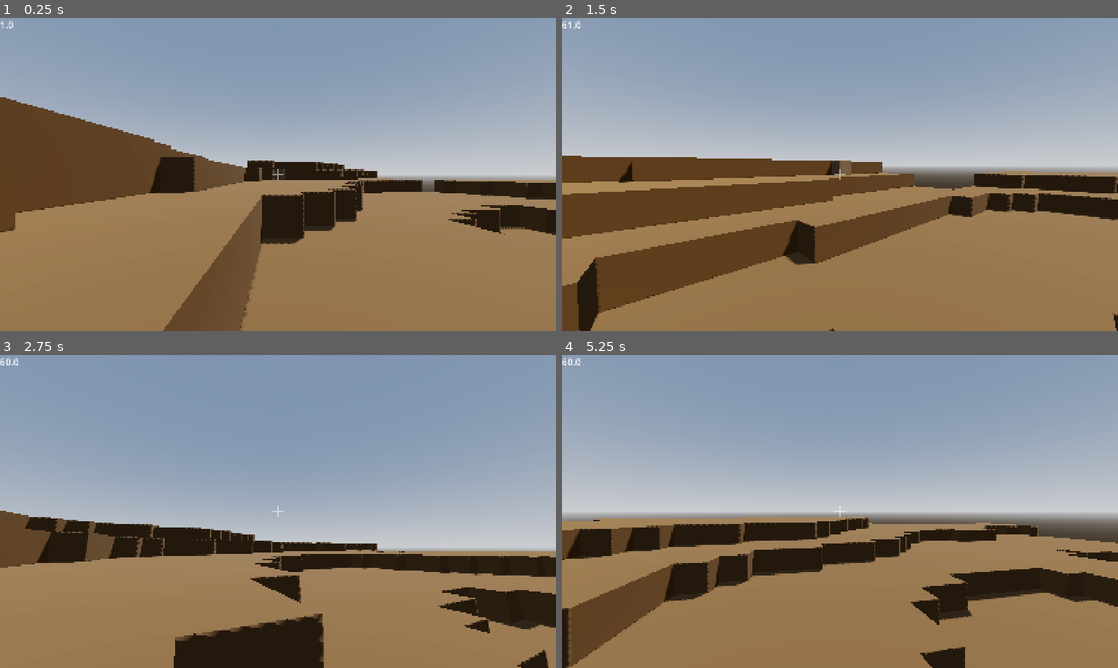
Above: before the commit, frames 1-4 (two rows, left to right).
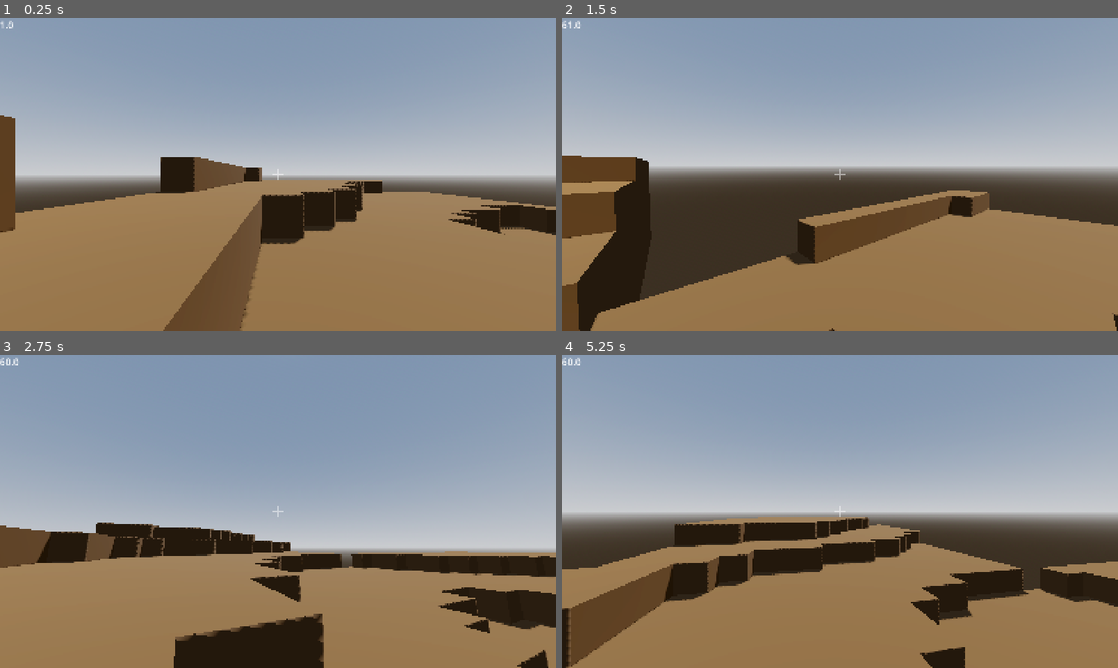
Above: after the commit, the same moments.

Repository: PixelSaver/PlacePixels
Game: Godot game, scene res://scriptsnscenes/main.tscn
Same seed, same stepped clock (60 frames per second), same inputs: the game is played once before the commit and once after it.
Inputs (mouse positions are in pixels of both pictures, inside the frame that each line leads up to):
- Up to frame 1 (0.25 s): no input
- Up to frame 2 (1.5 s): tap Enter at 0.5 s; move the mouse to (867, 174) at 0.52 s; hold W (up) from 0.53 s (still down); click (867, 174) at 0.6 s; tap Space (jump) at 0.77 s; move the mouse to (812, 174) at 1.27 s; right-click (812, 174) at 1.35 s
- Up to frame 3 (2.75 s): keep holding W (up); tap Space (jump) at 1.52 s; move the mouse to (289, 505) at 2.02 s; click (289, 505) at 2.1 s
- Up to frame 4 (5.25 s): keep holding W (up); move the mouse to (834, 517) at 2.77 s; right-click (834, 517) at 2.85 s; tap Space (jump) at 3.02, 3.77, 4.52 s; move the mouse to (878, 514) at 3.52 s; click (878, 514) at 3.6 s; move the mouse to (795, 508) at 4.27 s; right-click (795, 508) at 4.35 s; move the mouse to (845, 511) at 5.02 s; click (845, 511) at 5.1 s

The runs differ from the first frame. In frame 1, 9.4% of the frame differs, in the area x 0-100%, y 25-96%; in frame 2, 19%, in the area x 1-100%, y 44-100%; in frame 3, 1.4%; in frame 4, 6.0%.

Commit message:
Got saving and loading to work with binary files yayyy

Diff:
--- a/scriptsnscenes/blocks/chunk.gd
+++ b/scriptsnscenes/blocks/chunk.gd
@@ -65,17 +65,7 @@
 func get_block_id(pos: Vector3i) -> int:
 	return blocks.get(pos, default_block_id)
 
-#func set_block(x: int, y: int, z: int, block_type: int):
-	#if x >= 0 and x < CHUNK_SIZE and y >= 0 and y < CHUNK_HEIGHT and z >= 0 and z < CHUNK_SIZE:
-		#blocks[x][y][z] = BlockRegistry.get_block_by_id(block_type)
-		#return
-	#assert("One of x y z failed in set_block: (%s, %s, %s)" % [x, y, z])
-
-#func get_block(x: int, y: int, z: int) -> Block:
-	#if x >= 0 and x < CHUNK_SIZE and y >= 0 and y < CHUNK_HEIGHT and z >= 0 and z < CHUNK_SIZE:
-		#return blocks[x][y][z]
-	#assert("One of x y z failed in get_block: (%s, %s, %s)" % [x, y, z])
-	#return default_block
+
 
 ## Check if block is transparent
 func is_block_transparent(block_id: int) -> bool:
@@ -188,58 +178,6 @@
 				child.queue_free()
 	create_trimesh_collision()
 
-	# I GIVE UP EVERYTHING BELOW CAN DIE
-	#return
-	#var positions = dirty_blocks.duplicate()
-	#dirty_blocks.clear()
-#
-	#var surface_tool = SurfaceTool.new()
-	#surface_tool.create_from(mesh, 0)
-	##surface_tool.begin(Mesh.PRIMITIVE_TRIANGLES)
-#
-	#var mat = StandardMaterial3D.new()
-	#mat.vertex_color_use_as_albedo = true
-	#surface_tool.set_material(mat)
-#
-	#vertex_count = 0
-#
-	## We will only emit faces around dirty blocks and their neighbors
-	#var visited := {}
-#
-	#for p in positions:
-		#for o in [
-			#Vector3i(0,0,0),
-			#Vector3i(1,0,0), Vector3i(-1,0,0),
-			#Vector3i(0,1,0), Vector3i(0,-1,0),
-			#Vector3i(0,0,1), Vector3i(0,0,-1)
-		#]:
-			#var np = p + o
-			#if not _inside(np):
-				#continue
-			#var key = str(np)
-			#if visited.has(key):
-				#continue
-			#visited[key] = true
-#
-			#var block = blocks[np.x][np.y][np.z]
-			#if block.id == default_block.id:
-				#continue
-#
-			#var world_pos = Vector3(np.x, np.y, np.z)
-#
-			## same visibility rules as full chunk mesh
-			#if is_face_visible(np.x, np.y+1, np.z): _add_face(surface_tool, world_pos, "top", block.id)
-			#if is_face_visible(np.x, np.y-1, np.z): _add_face(surface_tool, world_pos, "bottom", block.id)
-			#if is_face_visible(np.x-1, np.y, np.z): _add_face(surface_tool, world_pos, "left", block.id)
-			#if is_face_visible(np.x+1, np.y, np.z): _add_face(surface_tool, world_pos, "right", block.id)
-			#if is_face_visible(np.x, np.y, np.z+1): _add_face(surface_tool, world_pos, "front", block.id)
-			#if is_face_visible(np.x, np.y, np.z-1): _add_face(surface_tool, world_pos, "back", block.id)
-#
-	#mesh = surface_tool.commit()
-#
-	## Only create collision if mesh contains geometry
-	#if mesh and mesh.get_surface_count() > 0:
-		#create_trimesh_collision()
 
 func visualize_chunk_boundary():
 	# Remove previous boundary visualizers
@@ -295,3 +233,42 @@
 func deserialize(data: Dictionary):
 	chunk_position = data.get("position", Vector3i.ZERO)
 	blocks = data.get("blocks", [])
+
+## Save chunk to binary file, returns true if successful and false otherwise
+func save_chunk(world_name: String) -> bool:
+	var dir = "user://worlds/%s" % world_name
+	if not DirAccess.dir_exists_absolute(dir):
+		DirAccess.make_dir_recursive_absolute(dir)
+
+	var path = "%s/chunk_%s_%s.dat" % [dir, chunk_position.x, chunk_position.y]
+	var file = FileAccess.open(path, FileAccess.WRITE)
+	if not file:
+		print("File not found")
+		return false
+	print("data is being stored at %s" % path)
+	var data = serialize()
+	file.store_var(data)
+	file.close()
+	return true
+
+
+## Load chunk from binary file, returns true if successful and false otherwise
+func load_chunk(world_name: String) -> bool:
+	var path = "user://worlds/%s/chunk_%s_%s.dat" % [world_name, chunk_position.x, chunk_position.y]
+	if not FileAccess.file_exists(path):
+		print("file not found %s" % path)
+		return false
+
+	var file = FileAccess.open(path, FileAccess.READ)
+	if not file:
+		print("file not found %s" % path)
+		return false
+
+	var data = file.get_var()
+	file.close()
+
+	if typeof(data) == TYPE_DICTIONARY:
+		deserialize(data)
+		print("Data found: %s" % data)
+		return true
+	return false
--- a/scriptsnscenes/player/player.gd
+++ b/scriptsnscenes/player/player.gd
@@ -54,7 +54,10 @@
 		Global.player_chunk_update.emit(current_chunk_pos)
 
 func _process(_delta: float) -> void:
-	var res = raycast_block(camera.global_transform.origin, -camera.global_transform.basis.z)
+	var res = raycast_block(
+		camera.global_transform.origin ,
+		 -camera.global_transform.basis.z
+	)
 	if res == null:
 		ray_chunk = null
 		ray_hit = Vector3i.MIN
--- a/scriptsnscenes/player/player.tscn
+++ b/scriptsnscenes/player/player.tscn
@@ -15,8 +15,9 @@
 material = SubResource("StandardMaterial3D_rd6mq")
 size = Vector3(1.001, 1.001, 1.001)
 
-[node name="Player" type="CharacterBody3D" node_paths=PackedStringArray("highlight_mesh")]
+[node name="Player" type="CharacterBody3D" node_paths=PackedStringArray("ray", "highlight_mesh")]
 script = ExtResource("1_3vyb7")
+ray = NodePath("Head/Camera3D/RayCast3D")
 highlight_mesh = NodePath("HighlightMesh")
 
 [node name="Head" type="Node3D" parent="."]
@@ -25,7 +26,7 @@
 [node name="Camera3D" type="Camera3D" parent="Head"]
 
 [node name="RayCast3D" type="RayCast3D" parent="Head/Camera3D"]
-transform = Transform3D(1, 0, 0, 0, 1, 0, 0, 0, 1, 0, -1.5, 0)
+target_position = Vector3(0, 0, -10)
 
 [node name="MeshInstance3D" type="MeshInstance3D" parent="."]
 transform = Transform3D(1, 0, 0, 0, 1, 0, 0, 0, 1, 0, 1, 0)
--- a/scriptsnscenes/settings.gd
+++ b/scriptsnscenes/settings.gd
@@ -1,3 +1,5 @@
 extends Node
 
-var render_distance : int = 2
+var world_name : String = "Test"
+
+var render_distance : int = 1
--- a/scriptsnscenes/worldgen/world_gen.gd
+++ b/scriptsnscenes/worldgen/world_gen.gd
@@ -8,6 +8,7 @@
 var noise : FastNoiseLite
 
 func _ready():
+	_setup_noise()
 	Global.world_gen = self
 	await BlockRegistry.blocks_loaded
 	for x in range(-2,2):
@@ -16,10 +17,11 @@
 
 	for chunk in loaded_chunks.values():
 		_generate_noise_world(chunk)
+
+	#await get_tree().process_frame
 	for chunk in loaded_chunks.values():
 		chunk.build_mesh(_get_neighbor_chunks(chunk.chunk_position))
 
-	_setup_noise()
 
 	Global.player_chunk_update.connect(_on_player_chunk_update)
 
@@ -150,11 +152,15 @@
 	if loaded_chunks.has(chunk_pos):
 		return
 	var added_chunk = add_chunk(chunk_pos)
-	_generate_noise_world(added_chunk)
+	if added_chunk.load_chunk(Settings.world_name):
+		added_chunk.build_mesh(_get_neighbor_chunks(chunk_pos))
+	else:
+		_generate_noise_world(added_chunk)
 func _unload_chunk(chunk_pos:Vector2i):
 	if not loaded_chunks.has(chunk_pos):
 		return
 	var chunk = loaded_chunks[chunk_pos]
+	chunk.save_chunk(Settings.world_name)
 	loaded_chunks.erase(chunk_pos)
 	remove_child(chunk)
 	chunk.queue_free()
Not shown, changed: README.md
